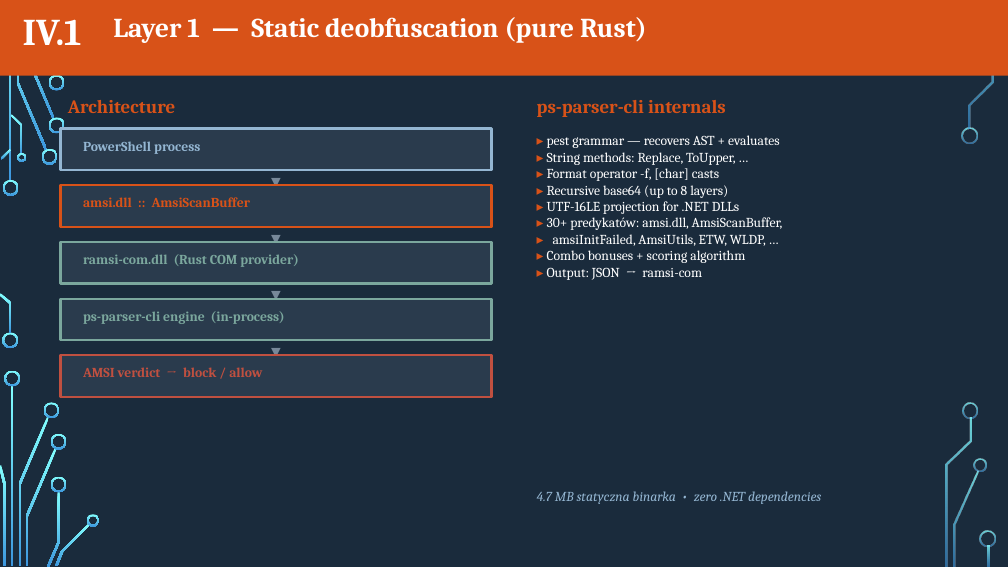
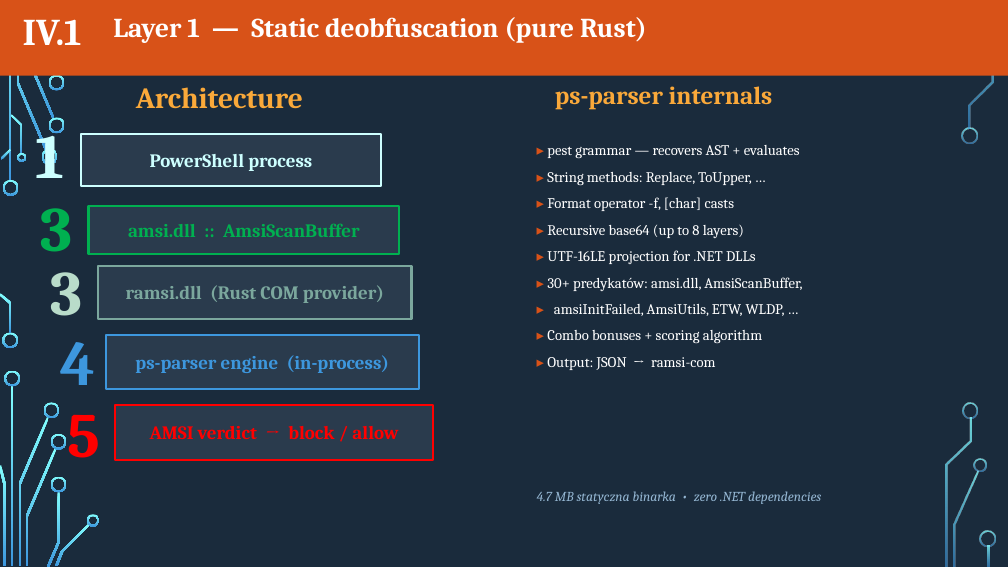
Before and after one commit to radkum/confidence_2026, a slide deck: slide 11 of AMSI_vs_Obfuscation.pptx. Drawn at 1008x567 pixels with LibreOffice and Linux fonts; fonts in the diff are those of the drawing; background and template pictures are left out. Boxes give left, top, right and bottom in pixels: in the first picture for what was removed or moved away, otherwise in the second. Text is boxed around its words. In the diff, an @@ line names an element or a change of style, - is before the commit and + after.

```diff
--- a/AMSI_vs_Obfuscation.pptx
+++ b/AMSI_vs_Obfuscation.pptx
@@ text "Architecture": place and size @@
-text "Architecture" at [68,100,175,113]
+text "Architecture" at [136,87,303,109]
@@ text "Architecture" at [136,87,303,109]: size 18 to 28 pt, text colour #D85218 to #FAA93A @@
@@ text at [555,86,773,110]: text changed; size 18 to 24 pt; text colour #D85218 to #FAA93A @@
-ps-parser-cli internals
+ps-parser internals
@@ text added at [35,120,64,178], 60 pt, text #CDFFFF, bold @@
+1
@@ rectangle removed at [60,129,492,170] @@
@@ rectangle "PowerShell process": place and size @@
-rectangle "PowerShell process" at [83,141,200,154]
+rectangle "PowerShell process" at [81,134,381,186]
@@ rectangle "PowerShell process" at [81,134,381,186]: size 13 to 18 pt, text colour #94B6D2 to #CDFFFF; alignment left to centre; vertical alignment top to middle; fill none to #2A3B4D; outline none to #CDFFFF 2 pt @@
@@ text "▸ pest grammar — recovers ..." at [547,145,802,370]: size 13 to 14 pt; line spacing 1 to 1.5 @@
@@ text removed at [60,170,492,184] @@
-▼
@@ text added at [40,208,72,252], 60 pt, text #00B050, bold @@
+3
@@ rectangle removed at [60,185,492,227] @@
@@ rectangle "amsi.dll :: AmsiScanBuffer": place and size @@
-rectangle "amsi.dll :: AmsiScanBuffer" at [83,197,250,207]
+rectangle "amsi.dll :: AmsiScanBuffer" at [88,206,399,254]
@@ rectangle "amsi.dll :: AmsiScanBuffer" at [88,206,399,254]: size 13 to 18 pt, text colour #D85218 to #00B050; alignment left to centre; vertical alignment top to middle; fill none to #2A3B4D; outline none to #00B050 2 pt @@
@@ text removed at [60,227,492,240] @@
-▼
@@ rectangle removed at [60,242,492,284] @@
@@ rectangle "ramsi.dll (Rust COM provider)": place and size @@
-rectangle "ramsi.dll (Rust COM provider)" at [83,254,299,267]
+rectangle "ramsi.dll (Rust COM provider)" at [98,266,411,319]
@@ rectangle "ramsi.dll (Rust COM provider)" at [98,266,411,319]: vertical alignment top to middle; fill none to #2A3B4D; outline none to #7BA79D 2 pt @@
@@ text added at [50,272,82,316], 60 pt, text #B9DCCA, bold @@
+3
@@ text removed at [60,284,492,297] @@
-▼
@@ rectangle removed at [60,299,492,340] @@
@@ text in rectangle at [126,285,384,303]: text changed; size 13 to 18 pt @@
-ramsi-com.dll (Rust COM provider)
+ramsi.dll (Rust COM provider)
@@ text removed at [60,340,492,354] @@
-▼
@@ rectangle removed at [60,355,492,397] @@
@@ text added at [61,342,96,385], 60 pt, text #3D97DE, bold @@
+4
@@ rectangle "ps-parser engine (in-process)": place and size @@
-rectangle "ps-parser engine (in-process)" at [83,311,285,324]
+rectangle "ps-parser engine (in-process)" at [106,335,419,389]
@@ rectangle "ps-parser engine (in-process)" at [106,335,419,389]: vertical alignment top to middle; fill none to #2A3B4D; outline none to #3D97DE 2 pt @@
@@ text in rectangle at [135,355,390,373]: text changed; size 13 to 18 pt; text colour #7BA79D to #3D97DE @@
-ps-parser-cli engine (in-process)
+ps-parser engine (in-process)
@@ text added at [68,414,101,458], 60 pt, text #FF0000, bold @@
+5
@@ rectangle "AMSI verdict → block / ...": place and size @@
-rectangle "AMSI verdict → block / ..." at [83,367,262,377]
+rectangle "AMSI verdict → block / ..." at [115,405,433,460]
@@ rectangle "AMSI verdict → block / ..." at [115,405,433,460]: size 13 to 18 pt, text colour #C05040 to #FF0000; alignment left to centre; vertical alignment top to middle; fill none to #2A3B4D; outline none to #FF0000 2 pt @@
```
Also in this commit, not shown: 10 other slides changed.
